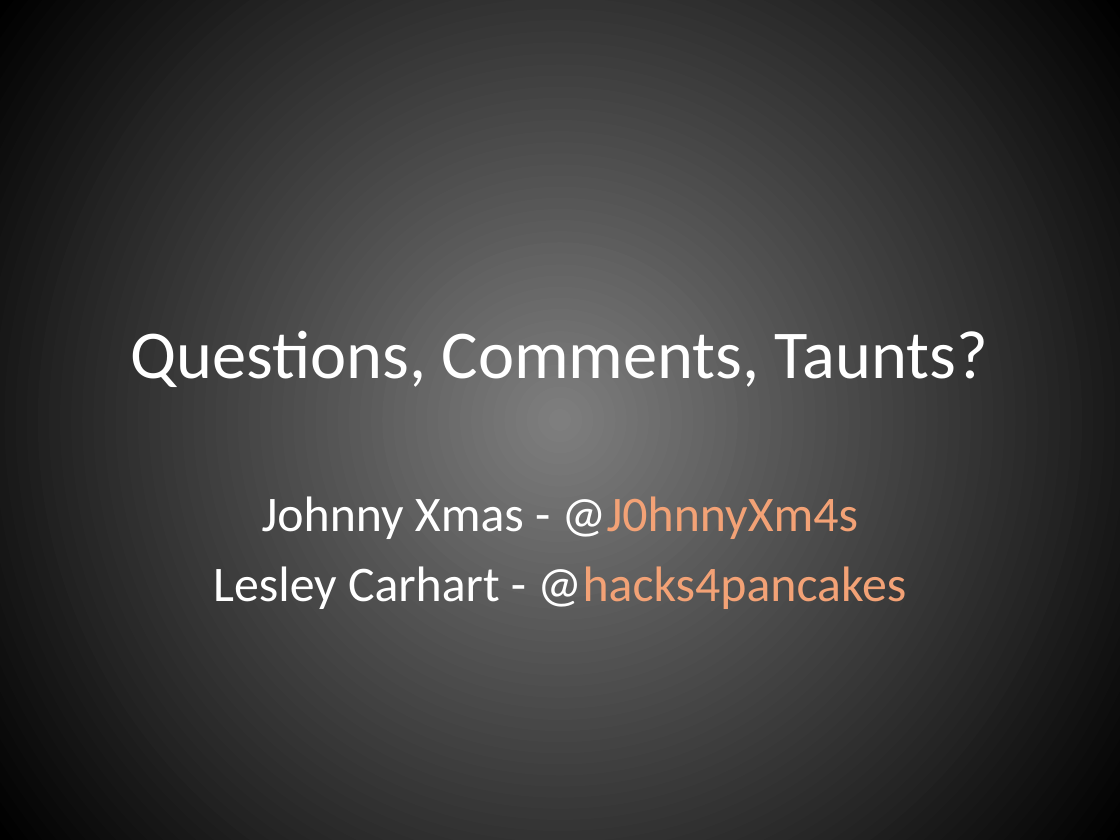
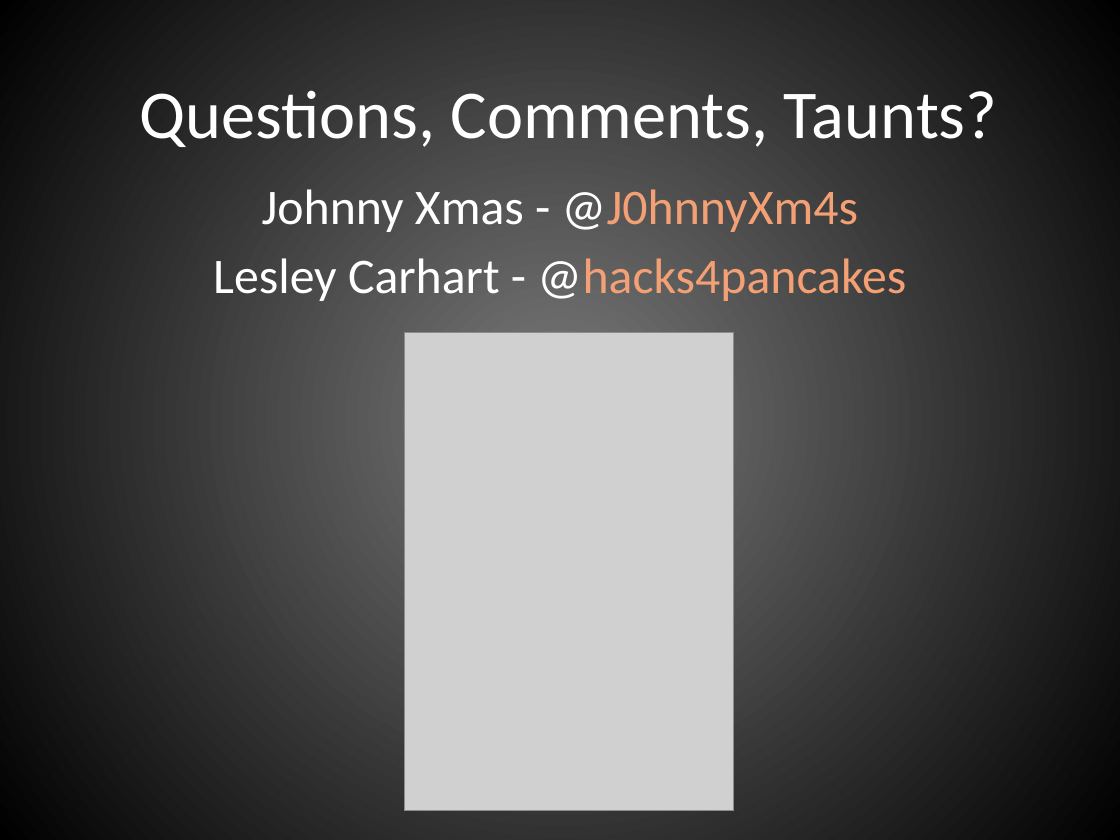
Before and after one commit to johnnyxmas/Talk_Decks, a slide deck: slide 20 of 2016/CypherCon/You're Right, This Sucks.pptx (slide 22 before the commit). Drawn at 1120x840 pixels with LibreOffice and Linux fonts; fonts in the diff are those of the drawing; grey boxes stand for pictures. Boxes give left, top, right and bottom in pixels: in the first picture for what was removed or moved away, otherwise in the second. Text is boxed around its words. In the diff, an @@ line names an element or a change of style, - is before the commit and + after.

```diff
--- a/2016/CypherCon/You're Right, This Sucks.pptx
+++ b/2016/CypherCon/You're Right, This Sucks.pptx
@@ background gradient #7F7F7F to #000000 to gradient #7B7B7B to #000000 @@
@@ title "Questions, Comments, Taunts?": place and size @@
-title "Questions, Comments, Taunts?" at [130,330,988,387]
+title "Questions, Comments, Taunts?" at [139,90,997,147]
@@ subtitle "Johnny Xmas - @J0hnnyXm4s": place and size @@
-subtitle "Johnny Xmas - @J0hnnyXm4s" at [213,496,906,609]
+subtitle "Johnny Xmas - @J0hnnyXm4s" at [213,189,906,301]
@@ subtitle "Johnny Xmas - @J0hnnyXm4s" at [213,189,906,301]: text colour #F3A276 to #F3A074 in "@J0hnnyXm4s", "@hacks4pancakes"; less space between paragraphs @@
@@ picture added at [404,333,734,811] @@
```
Also in this commit, not shown: 17 other slides changed, 2 slides added, 4 slides removed.
